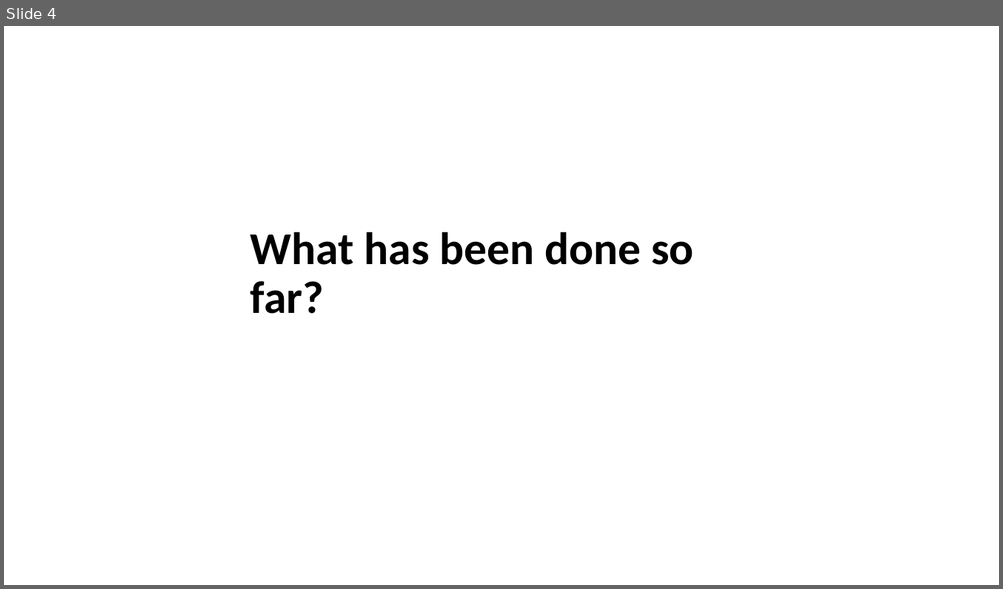
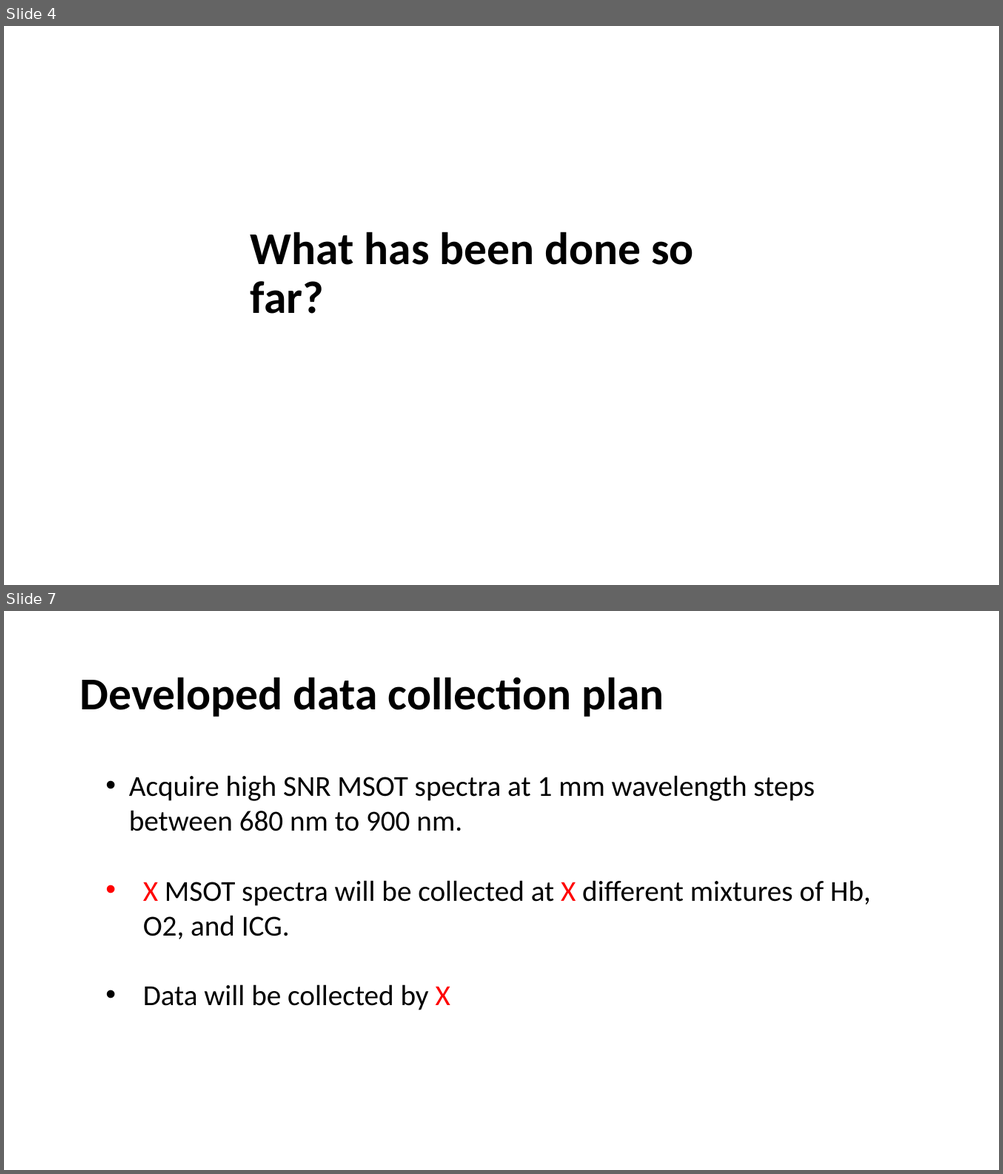
Before and after one commit to kylemjonesislanders/md-anderson, a slide deck: spectral-unmixing/ppt_presentations/midterm_project_report.pptx. Shown one above the other, each under a label of ours: slide 4 before the commit, slides 4 and 7 after it; the slides between them are not shown. The pictures are 1003x589 and 1003x1174 pixels, drawn with LibreOffice and Linux fonts; fonts in the diff are those of the drawing. Boxes give left, top, right and bottom in pixels: in the first picture for what was removed or moved away, otherwise in the second. Text is boxed around its words. In the diff, an @@ line names an element or a change of style, - is before the commit and + after.

Commit message:
update to spectral unmixing ppt

```diff
--- a/spectral-unmixing/ppt_presentations/midterm_project_report.pptx
+++ b/spectral-unmixing/ppt_presentations/midterm_project_report.pptx
@@ slide 7 added at box(4, 611, 999, 1170), background #FFFFFF @@
@@ title added at box(79, 677, 663, 717), 44 pt, text #000000, bold @@
+Developed data collection plan
@@ text added at box(129, 775, 871, 1011), 28 pt, text #000000 @@
+• Acquire high SNR MSOT spectra at 1 mm wavelength steps between 680 nm to 900 nm.
+• X MSOT spectra will be collected at X different mixtures of Hb, O2, and ICG.
+• Data will be collected by X
```
Also in this commit, not shown: 3 slides changed, 3 other slides added.
